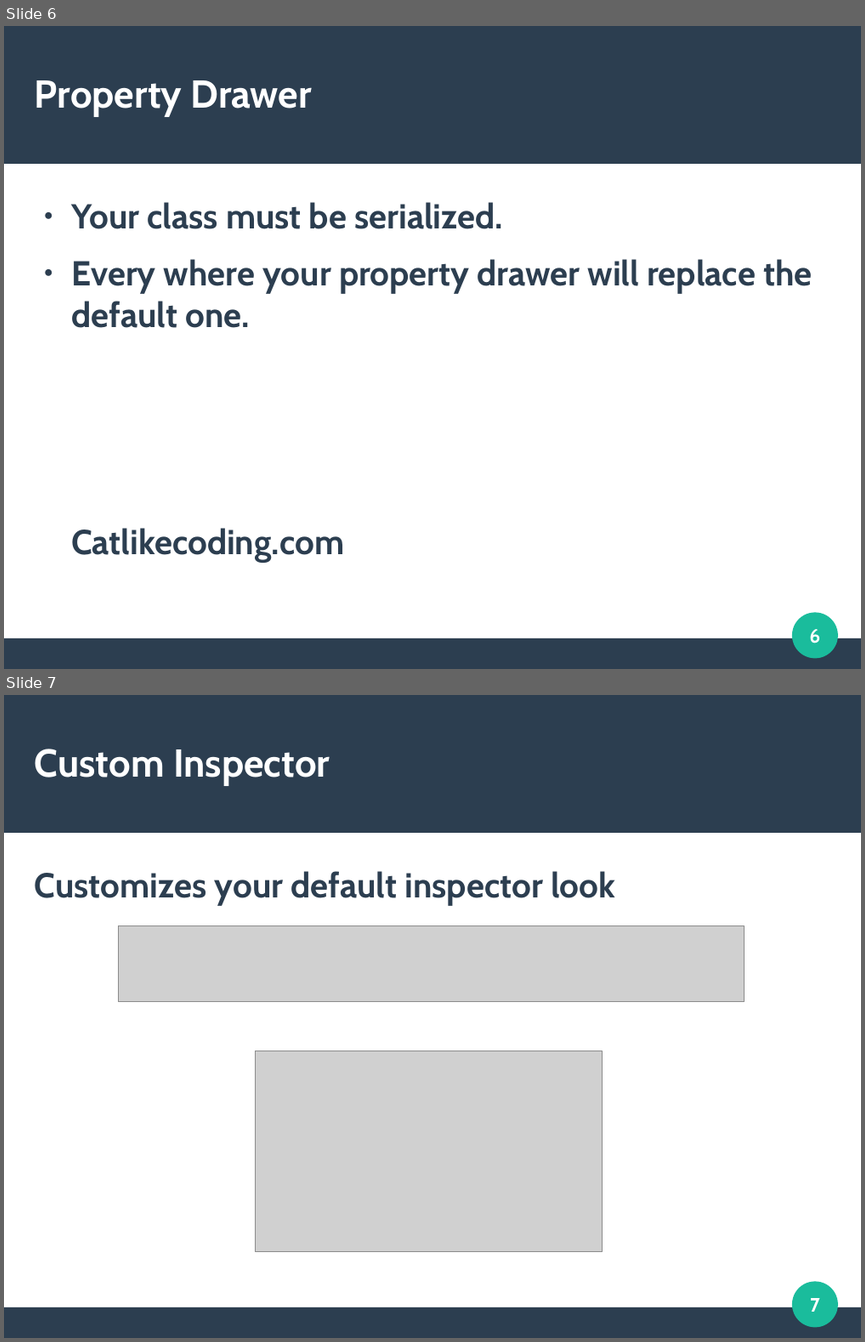
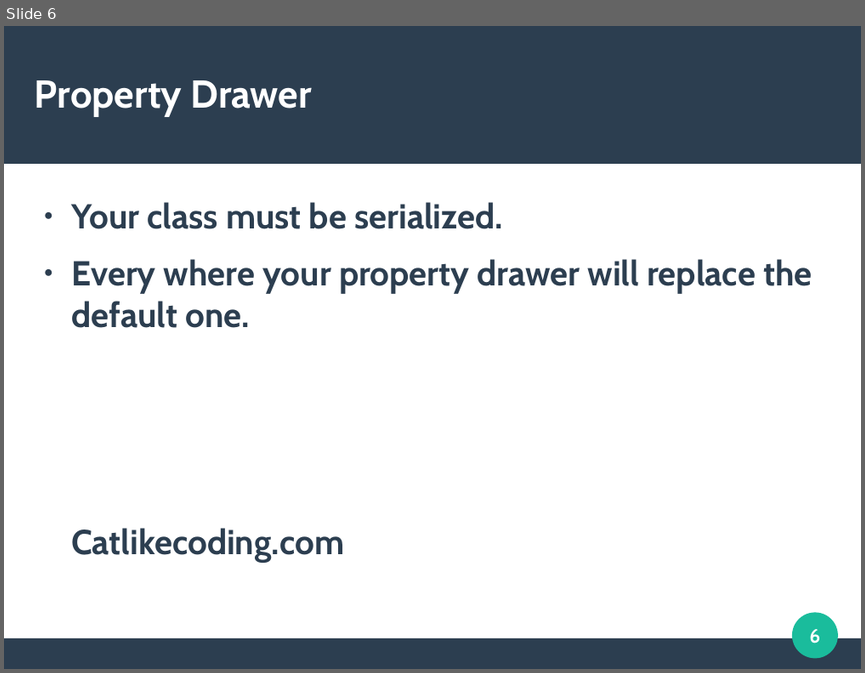
Before and after one commit to omid3098/InstituteUnityCourses, a slide deck: Advanced/Session 1/Session 1 Slide.odp. Shown one above the other, each under a label of ours: slides 6 and 7 before the commit, slide 6 after it. The pictures are 865x1342 and 865x673 pixels, drawn with LibreOffice and Linux fonts; fonts in the diff are those of the drawing; grey boxes stand for pictures. Boxes give left, top, right and bottom in pixels: in the first picture for what was removed or moved away, otherwise in the second. Text is boxed around its words. In the diff, an @@ line names an element or a change of style, - is before the commit and + after.

```diff
--- a/Advanced/Session 1/Session 1 Slide.odp
+++ b/Advanced/Session 1/Session 1 Slide.odp
@@ slide 7 removed at [4,695,861,1338], background #FFFFFF; not listed: 3 template elements that a slide beside it also shows @@
@@ title removed at [35,749,330,786] @@
-Custom Inspector
@@ text removed at [35,871,615,905] @@
-Customizes your default inspector look
@@ picture removed at [118,926,744,1001] @@
@@ picture removed at [255,1051,602,1252] @@
@@ page number removed at [810,1298,820,1311] @@
-7
```
Also in this commit, not shown: 31 other files.
